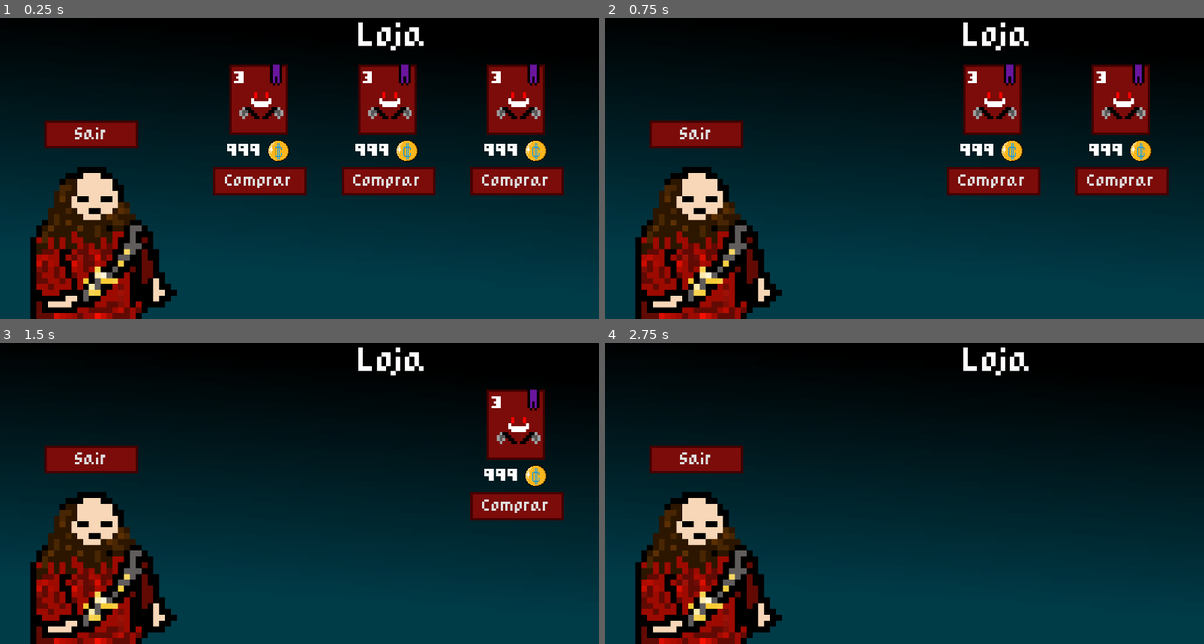
Above: before the commit, frames 1-4 (two rows, left to right).
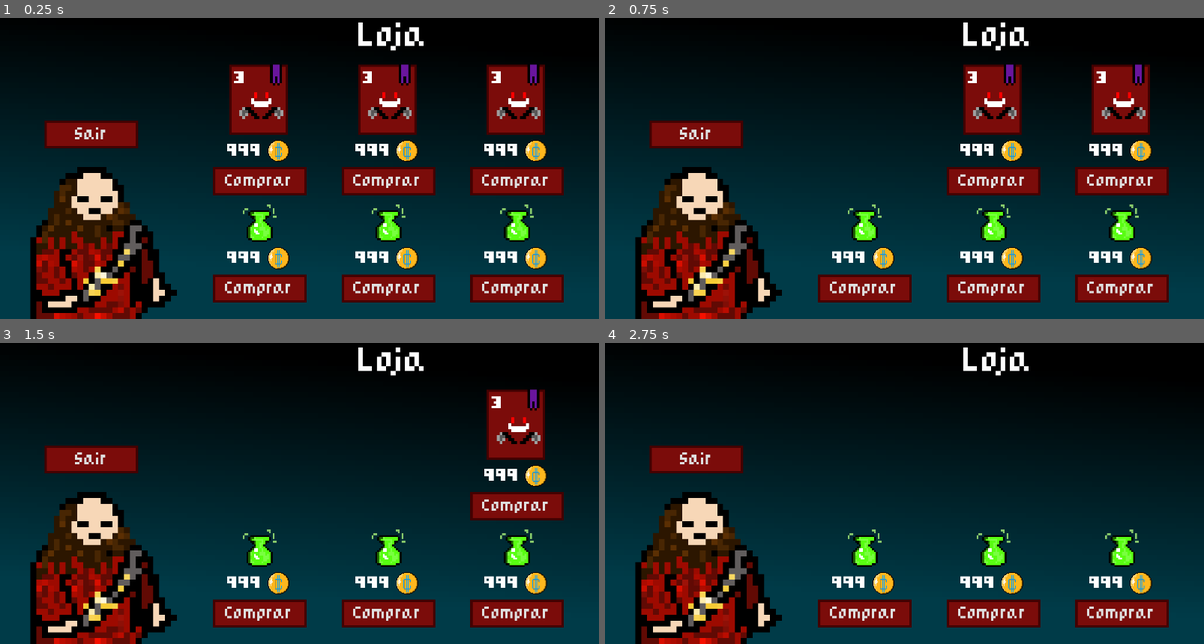
Above: after the commit, the same moments.

Repository: Klebynhow/PAC-jogo
Game: Godot game, scene res://scenes/shop/shop.tscn
The game is run twice, just before and just after one commit, with the same random seed, the same clock (stepped at 60 frames per second) and the same inputs. This scene is started directly instead of the project's main scene.
Inputs:
- Up to frame 1 (0.25 s): no input
- Up to frame 2 (0.75 s): click "Comprar" at 0.5 s
- Up to frame 3 (1.5 s): click "Comprar" at 1.25 s
- Up to frame 4 (2.75 s): click "Comprar" at 2 s

The runs differ from the first frame. In frame 1, 6.7% of the frame differs, in the area x 35-95%, y 61-95%; in frame 2, 6.7%; in frame 3, 6.7%; in frame 4, 6.7%.

Commit message:
pausa pro cafe, ta quase acabando aleluia

Diff:
--- a/scenes/shop/shop.tscn
+++ b/scenes/shop/shop.tscn
@@ -5,6 +5,7 @@
 [ext_resource type="Texture2D" uid="uid://36ggwo0wkimt" path="res://art/shopkeeper-sprite.png" id="3_jp048"]
 [ext_resource type="Texture2D" uid="uid://70mfxuc05igk" path="res://art/shopkeeper-blinking-sprite.png" id="4_ctpgp"]
 [ext_resource type="PackedScene" uid="uid://822a6hbpxvd0" path="res://scenes/shop/shop_card.tscn" id="5_ctpgp"]
+[ext_resource type="PackedScene" uid="uid://cljsxio0ov7kv" path="res://scenes/shop/shop_relic.tscn" id="6_ge4d2"]
 [ext_resource type="PackedScene" uid="uid://drafesovpcnkk" path="res://scenes/ui/card_tooltip_popup.tscn" id="6_ptf86"]
 
 [sub_resource type="Gradient" id="Gradient_vcaur"]
@@ -146,10 +147,10 @@
 anchor_top = 0.5
 anchor_right = 0.5
 anchor_bottom = 0.5
-offset_left = -24.0
+offset_left = -37.5
 offset_top = -37.0
-offset_right = 99.0
-offset_bottom = 23.0
+offset_right = 112.5
+offset_bottom = 65.0
 grow_horizontal = 2
 grow_vertical = 2
 
@@ -170,6 +171,16 @@
 [node name="Relics" type="HBoxContainer" parent="UILayer/ShopContent" unique_id=1970596804]
 unique_name_in_owner = true
 layout_mode = 2
+theme_override_constants/separation = 15
+
+[node name="ShopRelic" parent="UILayer/ShopContent/Relics" unique_id=129739718 instance=ExtResource("6_ge4d2")]
+layout_mode = 2
+
+[node name="ShopRelic2" parent="UILayer/ShopContent/Relics" unique_id=1529192915 instance=ExtResource("6_ge4d2")]
+layout_mode = 2
+
+[node name="ShopRelic3" parent="UILayer/ShopContent/Relics" unique_id=1017195364 instance=ExtResource("6_ge4d2")]
+layout_mode = 2
 
 [node name="CardTooltipPopup" parent="UILayer" unique_id=1068110371 instance=ExtResource("6_ptf86")]
 unique_name_in_owner = true
--- /dev/null
+++ b/scenes/shop/shop_relic.gd
@@ -0,0 +1,36 @@
+class_name ShopRelic
+extends VBoxContainer
+
+const RELIC_UI = preload("res://scenes/relic_handler/relic_ui.tscn")
+
+@export var relic: Relic : set = set_relic
+@onready var relic_container: CenterContainer = %RelicContainer
+@onready var price: HBoxContainer = %Price
+@onready var price_label: Label = %PriceLabel
+@onready var buy_button: Button = %BuyButton
+@onready var gold_cost := randi_range(160, 330)
+
+func update(run_stats: RunStats) -> void:
+	if not relic_container or not price or not buy_button: return
+	price_label.text = str(gold_cost)
+	if run_stats.gold > gold_cost:
+		price_label.remove_theme_color_override("font_color")
+		buy_button.disabled = false
+	else:
+		price_label.add_theme_color_override("font_color", Color.RED)
+		buy_button.disabled = true
+
+func set_relic(new_relic: Relic) -> void:
+	if not is_node_ready(): await ready
+	relic = new_relic
+	for relic_ui: RelicUI in relic_container.get_children(): relic_ui.queue_free()
+	var new_relic_ui := RELIC_UI.instantiate() as RelicUI
+	relic_container.add_child(new_relic_ui)
+	new_relic_ui.relic = relic
+
+
+func _on_buy_button_pressed() -> void:
+	Events.shop_relic_bought.emit(relic, gold_cost)
+	relic_container.queue_free()
+	price.queue_free()
+	buy_button.queue_free()
--- /dev/null
+++ b/scenes/shop/shop_relic.tscn
@@ -0,0 +1,47 @@
+[gd_scene format=3 uid="uid://cljsxio0ov7kv"]
+
+[ext_resource type="Theme" uid="uid://b54n13fqlduvn" path="res://main_theme.tres" id="1_x3kbf"]
+[ext_resource type="Script" uid="uid://bl3pal1rikhub" path="res://scenes/shop/shop_relic.gd" id="2_vuhns"]
+[ext_resource type="PackedScene" uid="uid://ckm8mtu27d8jb" path="res://scenes/relic_handler/relic_ui.tscn" id="3_x3kbf"]
+[ext_resource type="Texture2D" uid="uid://yuu5cnygnha6" path="res://art/coinIcon.png" id="5_lo61f"]
+
+[node name="ShopRelic" type="VBoxContainer" unique_id=1592213198]
+custom_minimum_size = Vector2(40, 42)
+offset_right = 31.0
+offset_bottom = 42.0
+theme = ExtResource("1_x3kbf")
+theme_override_constants/separation = 2
+script = ExtResource("2_vuhns")
+
+[node name="RelicContainer" type="CenterContainer" parent="." unique_id=2115437819]
+unique_name_in_owner = true
+layout_mode = 2
+
+[node name="RelicUI" parent="RelicContainer" unique_id=1126329401 instance=ExtResource("3_x3kbf")]
+layout_mode = 2
+
+[node name="Price" type="HBoxContainer" parent="." unique_id=2089628147]
+unique_name_in_owner = true
+layout_mode = 2
+theme_override_constants/separation = 2
+alignment = 1
+
+[node name="PriceLabel" type="Label" parent="Price" unique_id=274409198]
+unique_name_in_owner = true
+layout_mode = 2
+text = "999"
+
+[node name="GoldIcon" type="TextureRect" parent="Price" unique_id=135485910]
+custom_minimum_size = Vector2(10, 10)
+layout_mode = 2
+texture = ExtResource("5_lo61f")
+expand_mode = 1
+stretch_mode = 5
+
+[node name="BuyButton" type="Button" parent="." unique_id=1638578854]
+unique_name_in_owner = true
+custom_minimum_size = Vector2(0, 12)
+layout_mode = 2
+text = "Comprar"
+
+[connection signal="pressed" from="BuyButton" to="." method="_on_buy_button_pressed"]
Not shown, added: scenes/shop/shop_relic.gd.uid
